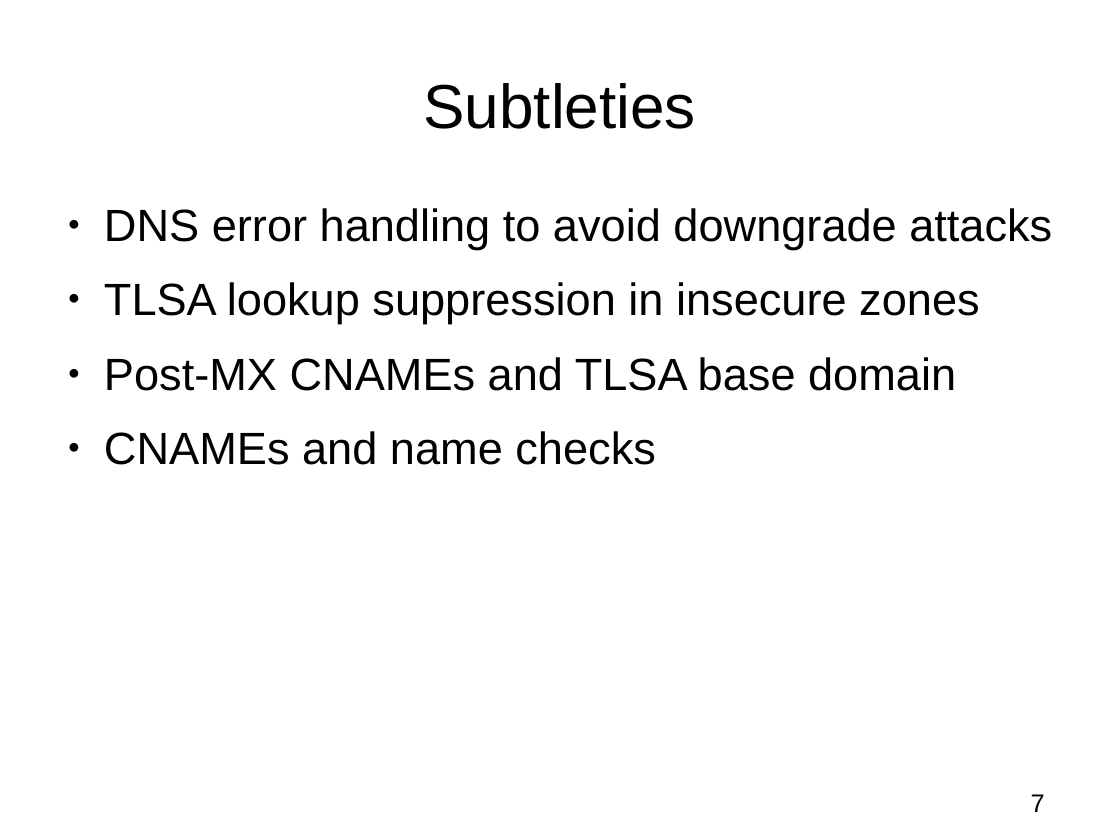
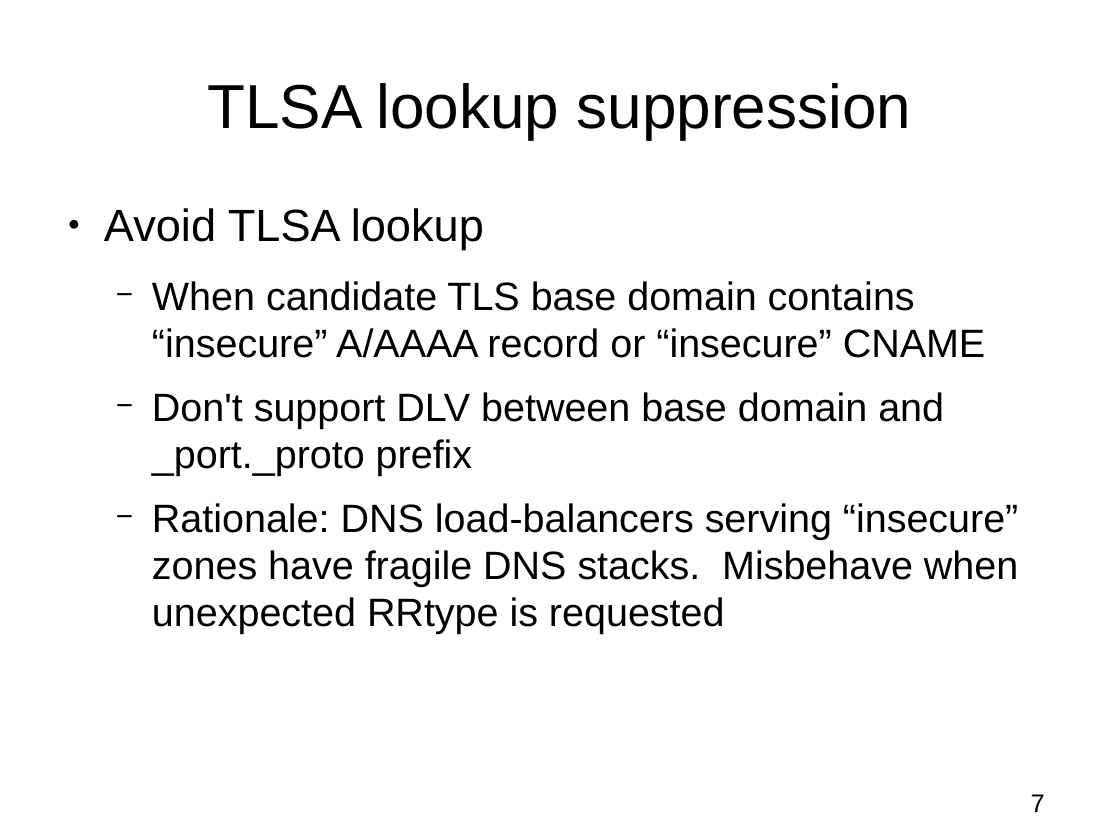
Before and after one commit to vdukhovni/ietf, a slide deck: slide 7 of DANE-SMTP.odp. Drawn at 1120x840 pixels with LibreOffice and Linux fonts; fonts in the diff are those of the drawing. Boxes give left, top, right and bottom in pixels: in the first picture for what was removed or moved away, otherwise in the second. Text is boxed around its words. In the diff, an @@ line names an element or a change of style, - is before the commit and + after.

```diff
--- a/DANE-SMTP.odp
+++ b/DANE-SMTP.odp
@@ title at (208, 83, 912, 139): text changed @@
-Subtleties
+TLSA lookup suppression
@@ text at (104, 208, 1018, 634): text changed; size 32 to 28 pt @@
-● DNS error handling to avoid downgrade attacks
-● TLSA lookup suppression in insecure zones
-● Post-MX CNAMEs and TLSA base domain
-● CNAMEs and name checks
+● Avoid TLSA lookup
+  − When candidate TLS base domain contains “insecure” A/AAAA record or “insecure” CNAME
+  − Don't support DLV between base domain and _port._proto prefix
+  − Rationale: DNS load-balancers serving “insecure” zones have fragile DNS stacks. Misbehave when unexpected RRtype is requested
```
Also in this commit, not shown: 4 other slides changed, 3 slides added, 2 slides removed.
